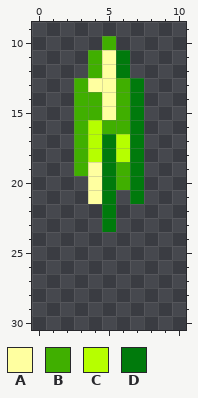
Two states of a pixel-art sprite, items/active/weapons/melee/broadsword/ss_acidiridiumbroadswordfullbright.png. The picture above is the old version.
The file is 11x46 pixels. Shown: x 0..10, y 9..30.
Palette (. is transparent): A #ffffa0  B #40af00  C #b6ff00  D #007a0c
Pixels before, first column x 3:
10 ..B..
11 .BAD.
12 .BAD.
13 BAABD
14 BBABD
15 BBABD
16 BCBBD
17 BCDCD
18 BCDCD
19 BADBD
20 .ADBD
21 .AD.D
22 ..D..
23 ..D..
New version:
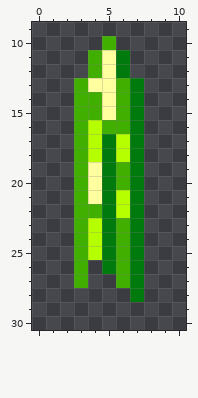
Changes in this commit:
Changed rows in their new state; - is an unchanged pixel.
first column x 3:
20 B----
21 B--C-
22 BB-CD
23 BC-BD
24 BCDBD
25 BCDBD
26 B-DBD
27 B--BD
28 ----D
Pixel boxes of the changes (left, top, right, bottom) in both pictures:
added: (74, 176, 144, 302)
